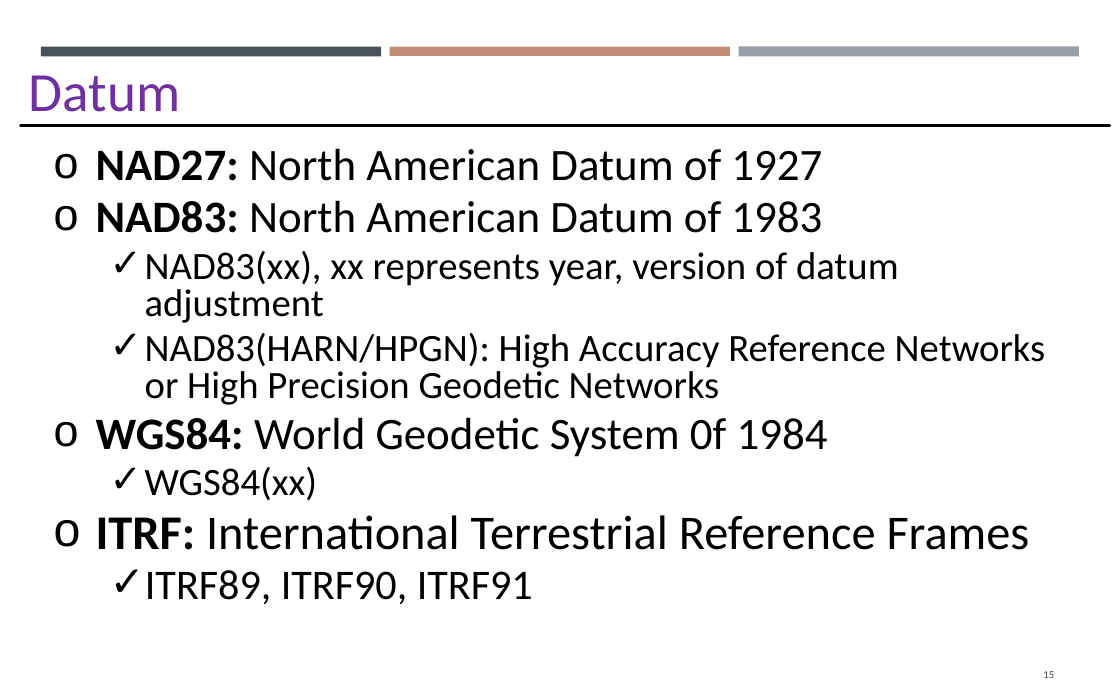
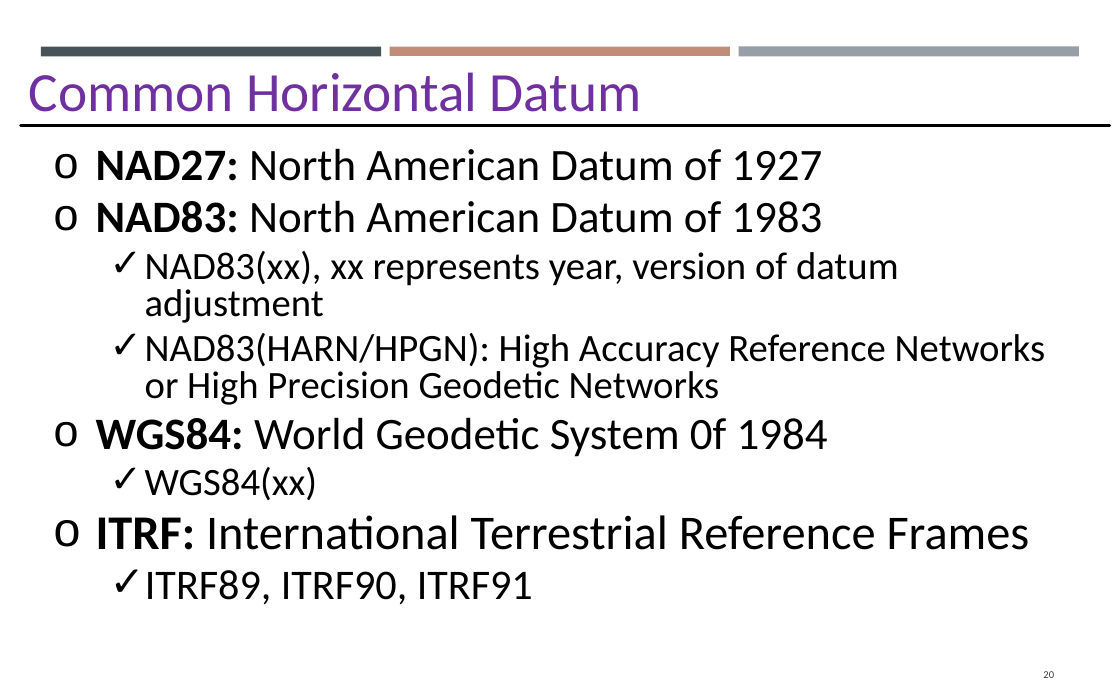
Before and after one commit to gisynw/GIS_I, a slide deck: slide 20 of docs/Lectures/Week03/Lecture02_GEOG2475_Datum.pptx (slide 15 before the commit). Drawn at 1120x700 pixels with LibreOffice and Linux fonts; fonts in the diff are those of the drawing. Boxes give left, top, right and bottom in pixels: in the first picture for what was removed or moved away, otherwise in the second. Text is boxed around its words. In the diff, an @@ line names an element or a change of style, - is before the commit and + after.

```diff
--- a/docs/Lectures/Week03/Lecture02_GEOG2475_Datum.pptx
+++ b/docs/Lectures/Week03/Lecture02_GEOG2475_Datum.pptx
@@ text at bbox=[29, 72, 642, 112]: text changed @@
-Datum
+Common Horizontal Datum
@@ page number at bbox=[1043, 671, 1054, 678]: text changed @@
-15
+20
```
Also in this commit, not shown: 35 other slides changed, 8 slides added, 16 slides removed, 3 other files.
